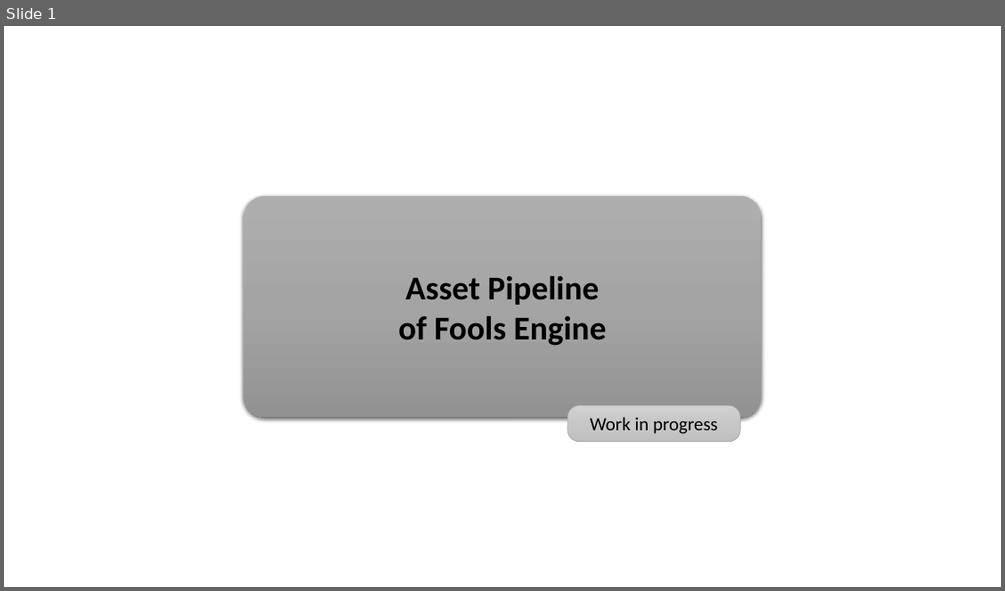
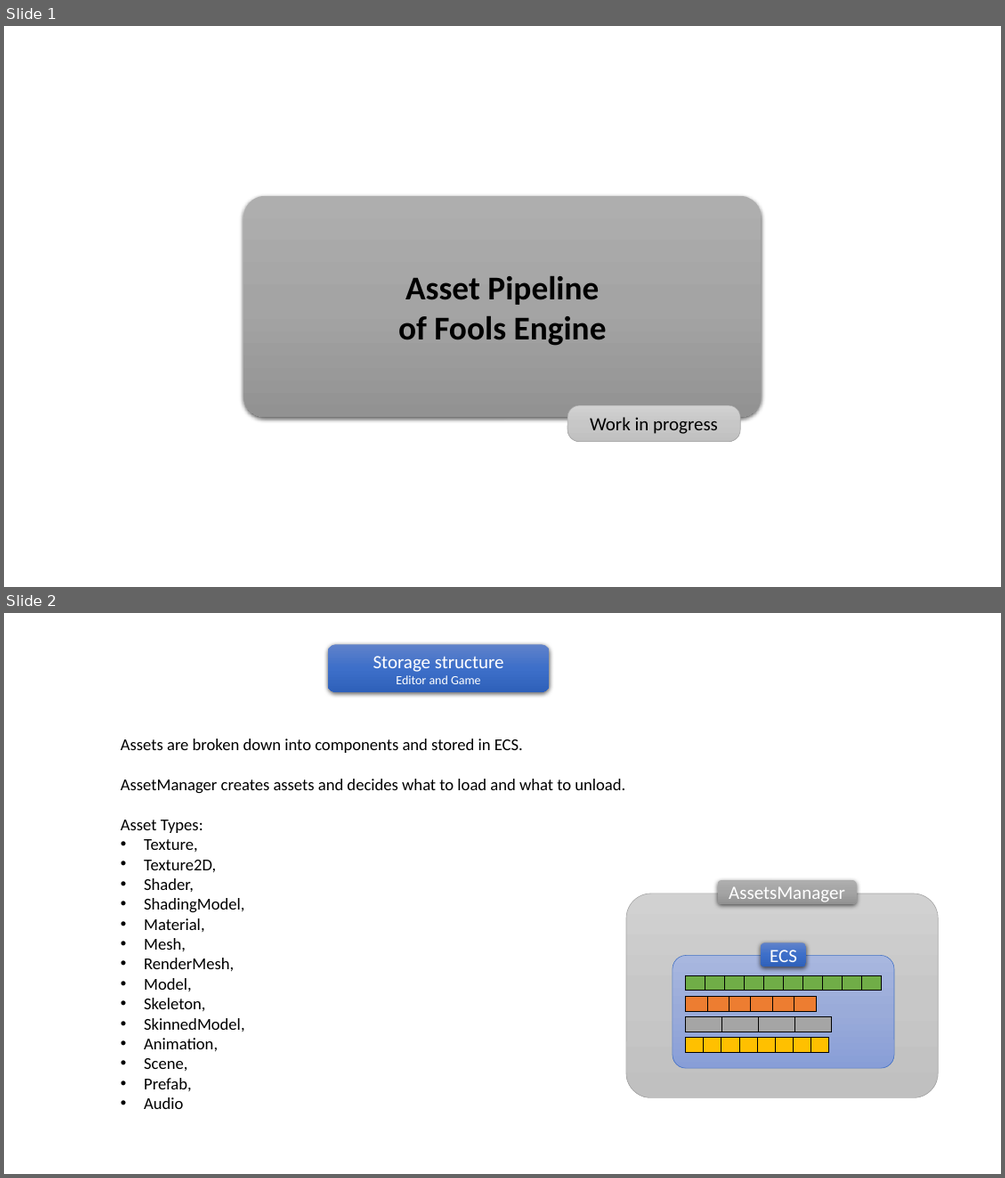
Before and after one commit to pawel-kaleta/FoolsEngine, a slide deck: Documentation/Asset Pipeline.pptx. Shown one above the other, each under a label of ours: slide 1 before the commit, slides 1 and 2 after it. The pictures are 1005x591 and 1005x1178 pixels, drawn with LibreOffice and Linux fonts; fonts in the diff are those of the drawing. Boxes give left, top, right and bottom in pixels: in the first picture for what was removed or moved away, otherwise in the second. Text is boxed around its words. In the diff, an @@ line names an element or a change of style, - is before the commit and + after.

Commit message:
Rearchitected asset observers and asset users

```diff
--- a/Documentation/Asset Pipeline.pptx
+++ b/Documentation/Asset Pipeline.pptx
@@ slide 2 added at bbox=[4, 613, 1001, 1174], background #FFFFFF @@
@@ rounded rectangle added at bbox=[328, 644, 550, 692], fill gradient #6183CB to #3E70CA to #3062BB, 18 pt, text #FFFFFF @@
+Storage structure
+Editor and Game
@@ text added at bbox=[121, 738, 625, 1109], 16 pt, text #000000 @@
+Assets are broken down into components and stored in ECS.
+AssetManager creates assets and decides what to load and what to unload.
+Asset Types:
+• Texture,
+• Texture2D,
+• Shader,
+• ShadingModel,
+• Material,
+• Mesh,
+• RenderMesh,
+• Model,
+• Skeleton,
+• SkinnedModel,
+• Animation,
+• Scene,
+• Prefab,
+• Audio
@@ rounded rectangle added at bbox=[626, 893, 938, 1097], fill gradient #D2D2D2 to #C8C8C8 to #C0C0C0, outline #A5A5A5 0.5 pt @@
@@ rounded rectangle added at bbox=[718, 880, 857, 904], fill gradient #AFAFAF to #A5A5A5 to #939393, 18 pt, text #FFFFFF @@
+AssetsManager
@@ rounded rectangle added at bbox=[672, 956, 895, 1069], fill gradient #A8B7DF to #9AABD9 to #889ED7, outline #4472C4 0.5 pt @@
@@ rounded rectangle added at bbox=[760, 943, 806, 966], fill gradient #6183CB to #3E70CA to #3062BB, 18 pt, text #FFFFFF @@
+ECS
@@ table added at bbox=[686, 976, 881, 990], 1 rows, 10 columns @@
+ |  |  |  |  |  |  |  |  | 
@@ table added at bbox=[686, 996, 816, 1011], 1 rows, 6 columns @@
+ |  |  |  |  | 
@@ table added at bbox=[686, 1017, 833, 1032], 1 rows, 4 columns @@
+ |  |  | 
@@ table added at bbox=[686, 1038, 824, 1053], 1 rows, 8 columns @@
+ |  |  |  |  |  |  | 
```
Also in this commit, not shown: 4 slides changed, 1 other slide added, 29 other files.
